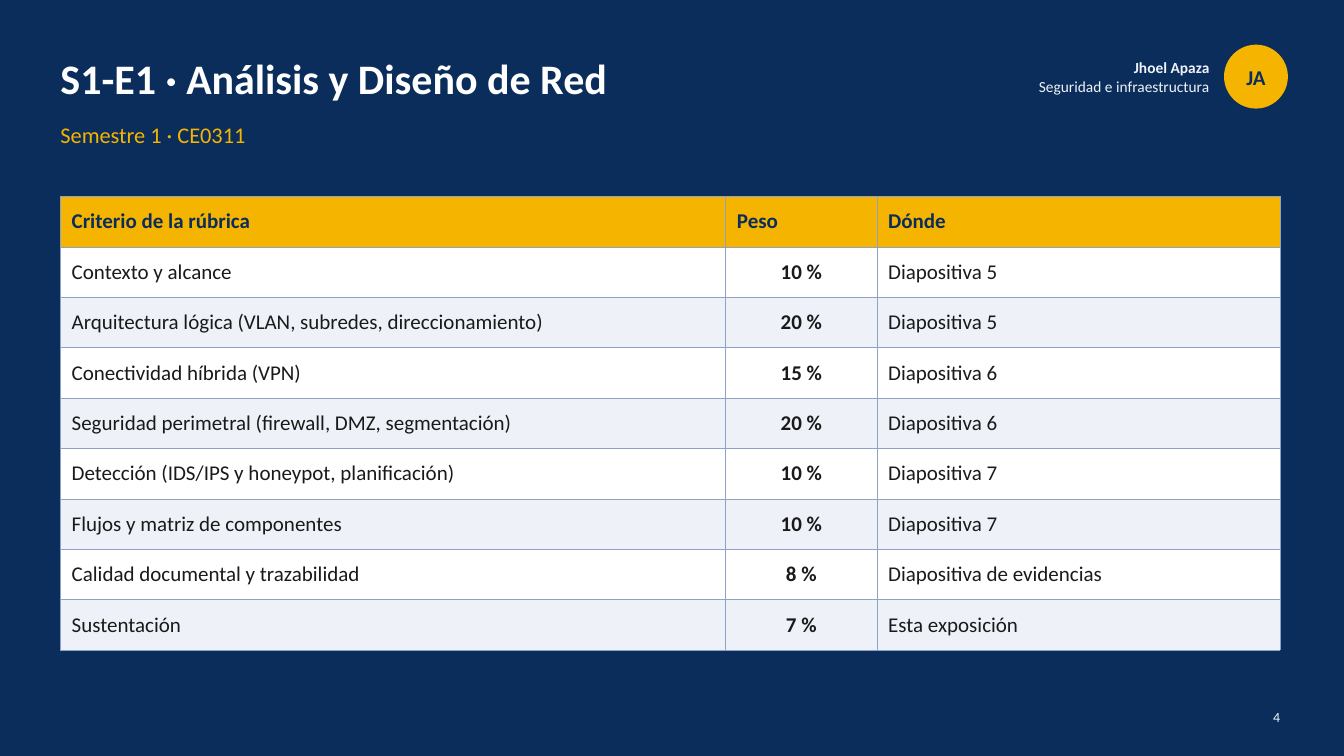
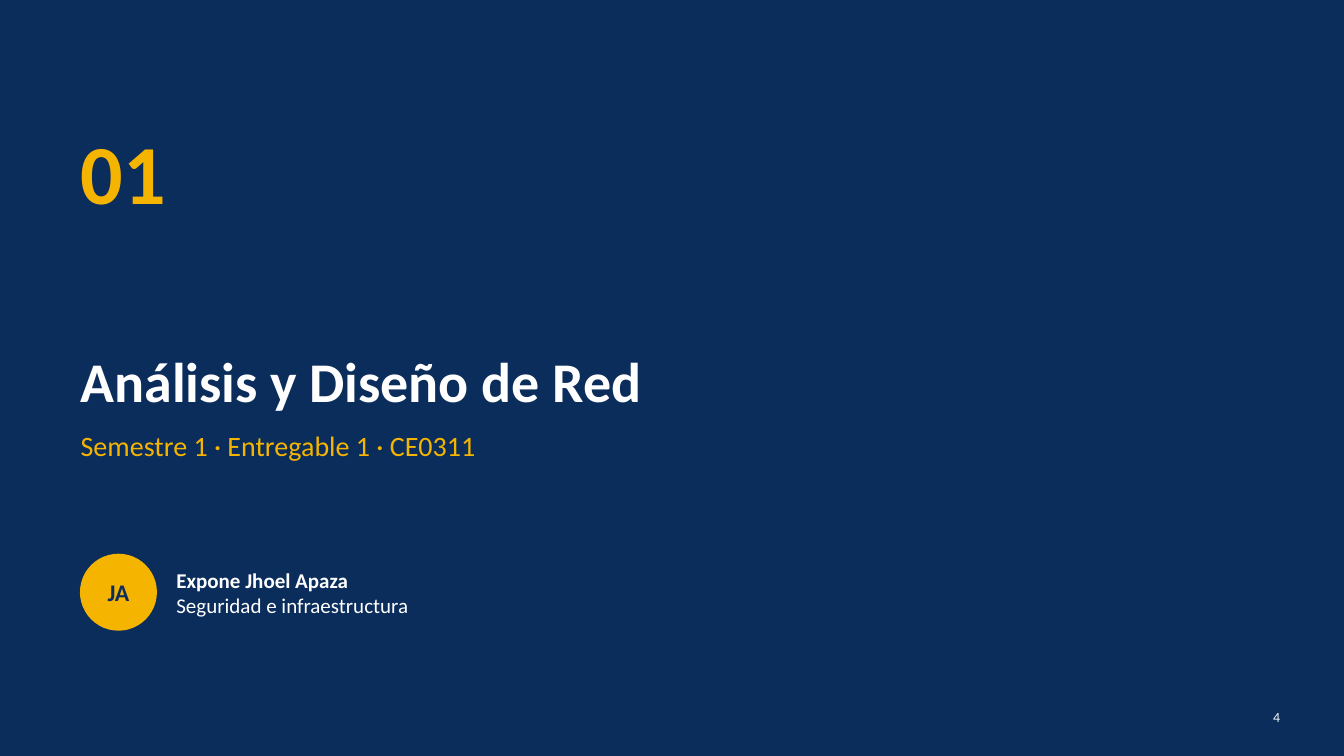
Before and after one commit to francalizaya266-sudo/venga-implantes, a slide deck: slide 4 of docs/entregables/CE03-infraestructura/presentaciones/CE03-Infraestructura-Tecnologica.pptx. Drawn at 1344x756 pixels with LibreOffice and Linux fonts; fonts in the diff are those of the drawing. Boxes give left, top, right and bottom in pixels: in the first picture for what was removed or moved away, otherwise in the second. Text is boxed around its words. In the diff, an @@ line names an element or a change of style, - is before the commit and + after.

```diff
--- a/docs/entregables/CE03-infraestructura/presentaciones/CE03-Infraestructura-Tecnologica.pptx
+++ b/docs/entregables/CE03-infraestructura/presentaciones/CE03-Infraestructura-Tecnologica.pptx
@@ text added at bbox=[81, 149, 166, 205], 60 pt, text #F5B400, bold @@
+01
@@ table removed at bbox=[60, 197, 1280, 640], 9 rows, 3 columns @@
-Criterio de la rúbrica | Peso | Dónde
-Contexto y alcance | 10 % | Diapositiva 5
-Arquitectura lógica (VLAN, subredes, direccionamiento) | 20 % | Diapositiva 5
-Conectividad híbrida (VPN) | 15 % | Diapositiva 6
-Seguridad perimetral (firewall, DMZ, segmentación) | 20 % | Diapositiva 6
-Detección (IDS/IPS y honeypot, planificación) | 10 % | Diapositiva 7
-Flujos y matriz de componentes | 10 % | Diapositiva 7
-Calidad documental y trazabilidad | 8 % | Diapositiva de evidencias
-Sustentación | 7 % | Esta exposición
@@ title "Análisis y Diseño de Red" at bbox=[81, 362, 641, 411]: vertical alignment middle to bottom @@
@@ title at bbox=[81, 362, 641, 411]: text changed; size 30 to 40 pt @@
-S1-E1 · Análisis y Diseño de Red
+Análisis y Diseño de Red
@@ text at bbox=[81, 436, 475, 461]: text changed; size 16 to 20 pt @@
-Semestre 1 · CE0311
+Semestre 1 · Entregable 1 · CE0311
@@ text "JA": place and size @@
-text "JA" at bbox=[1246, 71, 1265, 85]
+text "JA" at bbox=[108, 585, 130, 601]
@@ text "JA" at bbox=[108, 585, 130, 601]: size 15 to 17 pt @@
@@ ellipse: place and size @@
-ellipse at bbox=[1225, 45, 1288, 108]
+ellipse at bbox=[81, 555, 156, 630]
@@ text "Expone Jhoel Apaza": place and size @@
-text "Expone Jhoel Apaza" at bbox=[1039, 62, 1210, 95]
+text "Expone Jhoel Apaza" at bbox=[176, 573, 408, 617]
@@ text at bbox=[176, 573, 348, 592]: text changed; size 11 to 15 pt; text colour #EEF2F8 to #FFFFFF @@
-Jhoel Apaza
+Expone Jhoel Apaza
@@ text at bbox=[176, 598, 408, 617]: size 11 to 15 pt, text colour #EEF2F8 to #FFFFFF in "Seguridad e infraestructura"; alignment right to left @@
```
Also in this commit, not shown: 22 other slides changed, 3 other files.
